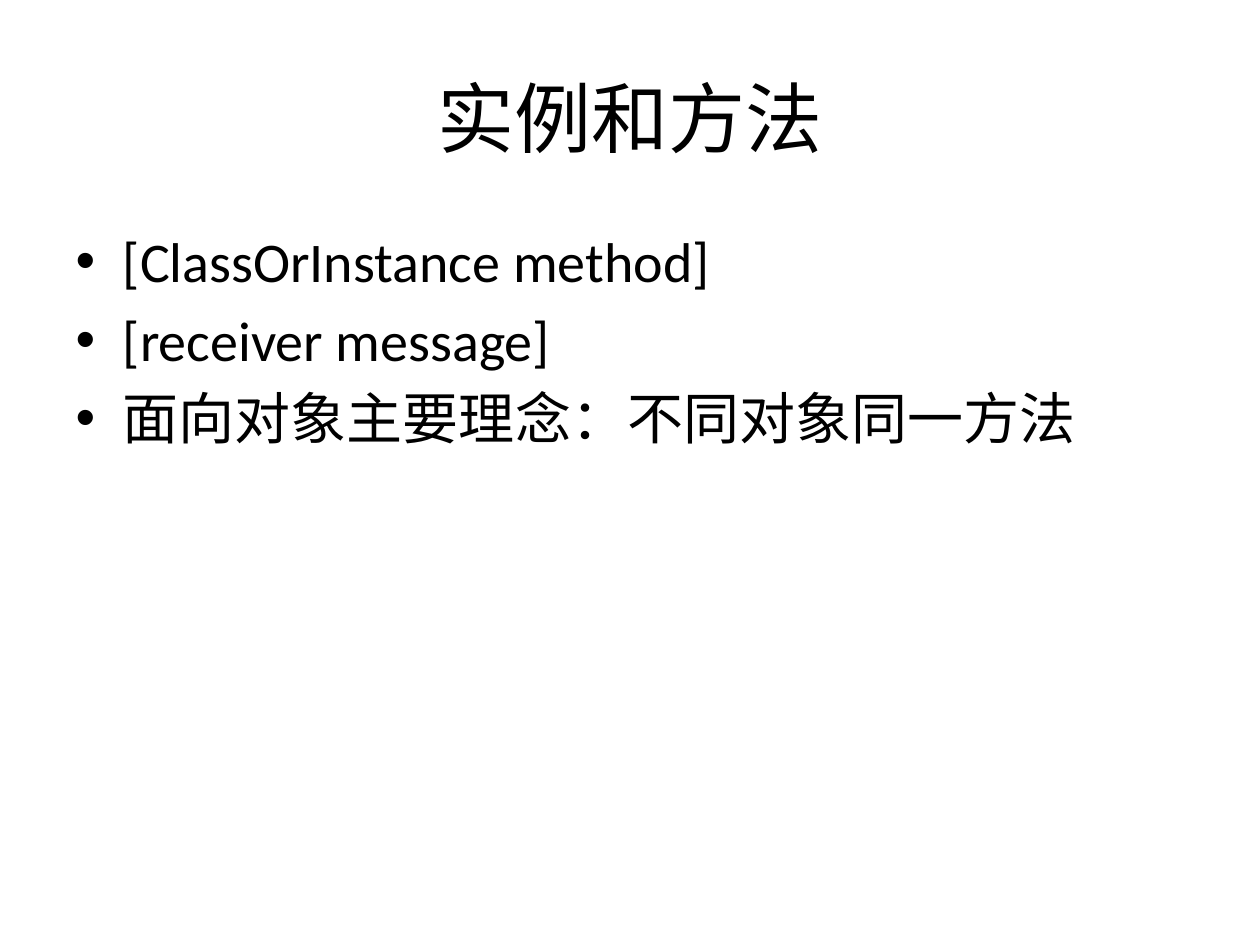
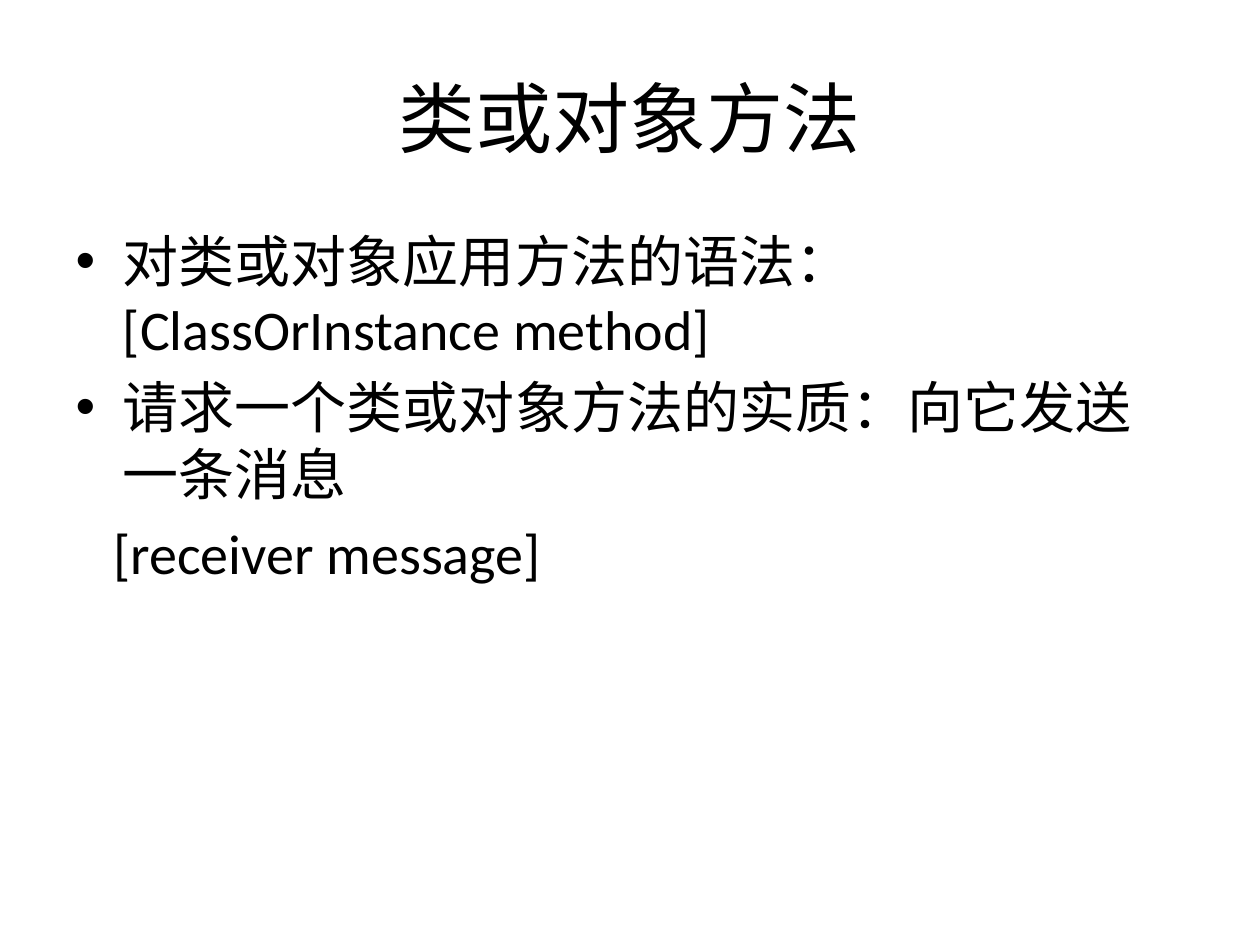
Before and after one commit to Jaykong/Programming_In_OC, a slide deck: slide 6 of CoursePPT/chap3_class_object_method.pptx (slide 3 before the commit). Drawn at 1260x945 pixels with LibreOffice and Linux fonts; fonts in the diff are those of the drawing. Boxes give left, top, right and bottom in pixels: in the first picture for what was removed or moved away, otherwise in the second. Text is boxed around its words. In the diff, an @@ line names an element or a change of style, - is before the commit and + after.

```diff
--- a/CoursePPT/chap3_class_object_method.pptx
+++ b/CoursePPT/chap3_class_object_method.pptx
@@ title at [399,82,861,154]: text changed @@
-实例和方法
+类或对象方法
@@ text at [123,234,1131,500]: text changed @@
-• [ClassOrInstance method]
+• 对类或对象应用方法的语法：[ClassOrInstance method]
+• 请求一个类或对象方法的实质：向它发送一条消息
@@ text at [123,391,1075,444]: paragraph removed @@
-• 面向对象主要理念：不同对象同一方法
@@ text at [114,533,541,584]: bullet • to none @@
```
Also in this commit, not shown: 6 other slides changed, 30 slides added, 2 slides removed, 1 other file.
